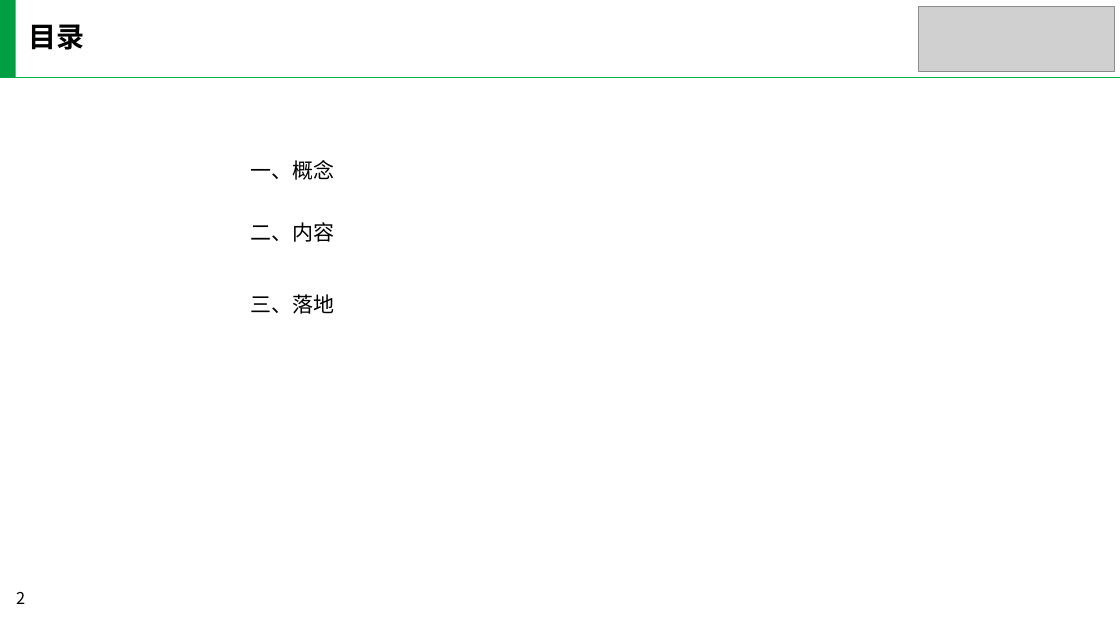
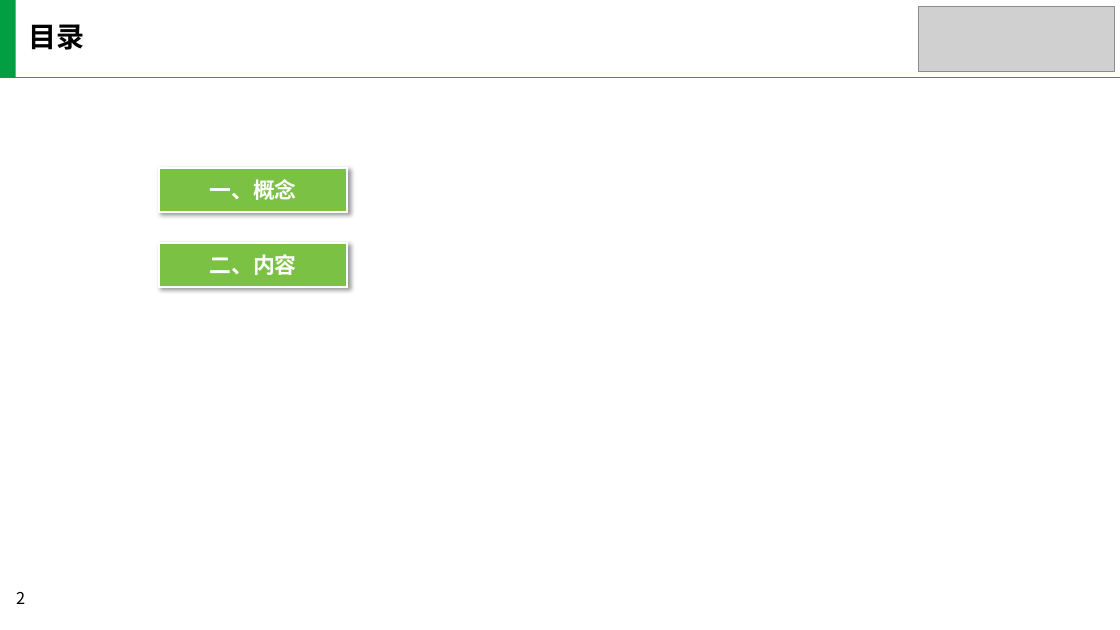
Before and after one commit to yaobozhang/YF_EB, a slide deck: slide 2 of 会员体系/精准营销/电商v2.0/生命周期精准营销/精准营销设计.pptx. Drawn at 1120x630 pixels with LibreOffice and Linux fonts; fonts in the diff are those of the drawing; grey boxes stand for pictures; background and template pictures are left out. Boxes give left, top, right and bottom in pixels: in the first picture for what was removed or moved away, otherwise in the second. Text is boxed around its words. In the diff, an @@ line names an element or a change of style, - is before the commit and + after.

```diff
--- a/会员体系/精准营销/电商v2.0/生命周期精准营销/精准营销设计.pptx
+++ b/会员体系/精准营销/电商v2.0/生命周期精准营销/精准营销设计.pptx
@@ rectangle "一、概念": place and size @@
-rectangle "一、概念" at [250,160,334,180]
+rectangle "一、概念" at [159,168,347,212]
@@ rectangle "一、概念" at [159,168,347,212]: size 18 to 18.7 pt, text colour #000000 to #FFFFFF, bold on; alignment left to centre; vertical alignment top to middle; fill none to #7BC143; outline none to #FFFFFF 1.5 pt; shadow on @@
@@ rectangle "二、内容" at [159,243,347,287]: size 18 to 18.7 pt, text colour #000000 to #FFFFFF, bold on; alignment left to centre; vertical alignment top to middle; fill none to #7BC143; outline none to #FFFFFF 1.5 pt; shadow on @@
@@ rectangle "二、内容": place and size @@
-rectangle "二、内容" at [250,222,334,242]
+rectangle "二、内容" at [159,243,347,287]
@@ text removed at [250,294,334,314] @@
-三、落地
```
Also in this commit, not shown: 5 other slides changed, 4 slides added, 2 slides removed, 1 other file.
